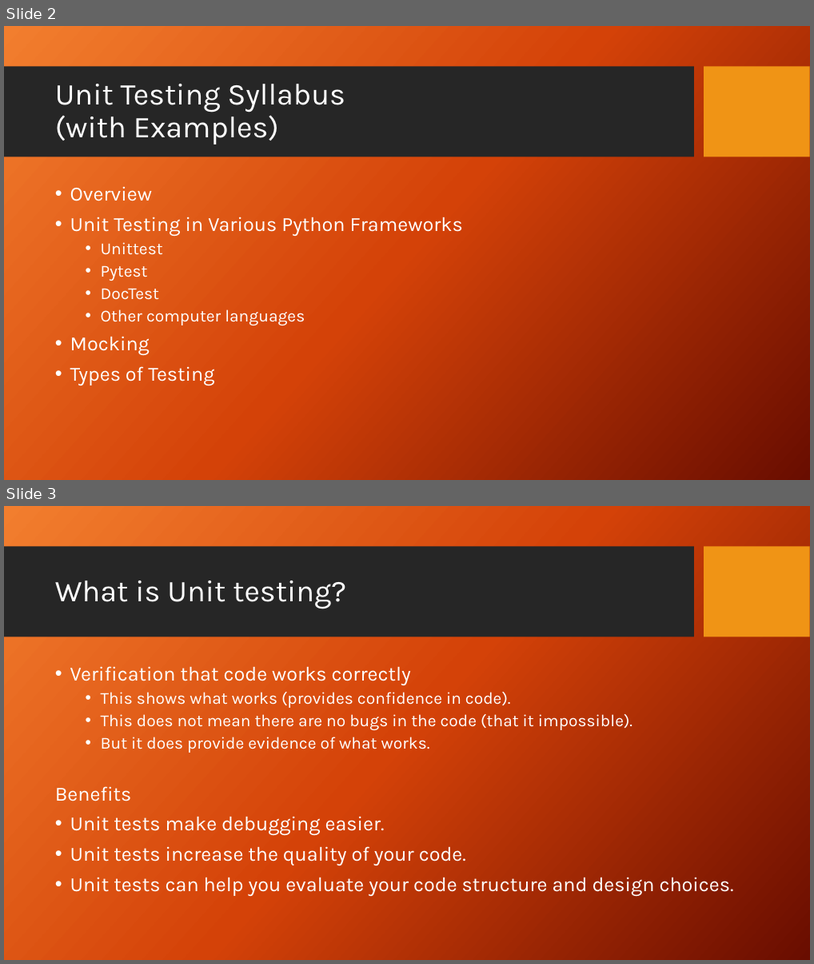
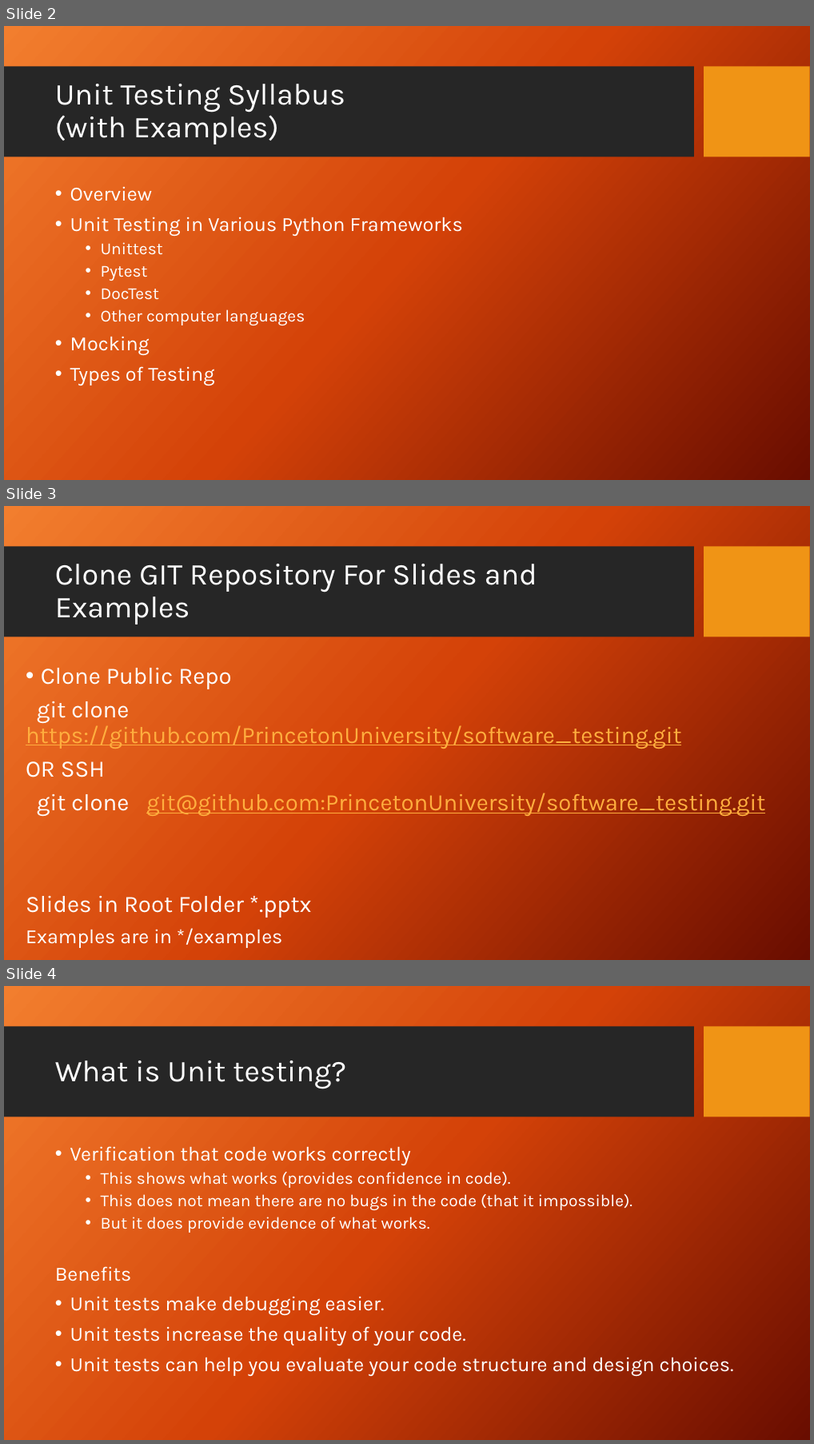
Before and after one commit to PrincetonUniversity/software_testing, a slide deck: UnitTestingSlides.pptx. Shown one above the other, each under a label of ours: slides 2 and 3 before the commit, slides 2, 3 and 4 after it. The pictures are 814x964 and 814x1444 pixels, drawn with LibreOffice and Linux fonts; fonts in the diff are those of the drawing; background and template pictures are left out. Boxes give left, top, right and bottom in pixels: in the first picture for what was removed or moved away, otherwise in the second. Text is boxed around its words. In the diff, an @@ line names an element or a change of style, - is before the commit and + after.

Commit message:
update slides and examples

```diff
--- a/UnitTestingSlides.pptx
+++ b/UnitTestingSlides.pptx
@@ slide 3 added at (4,506,810,960), background picture (left out); not listed: 2 template elements that a slide beside it also shows @@
@@ title added at (55,564,538,624), 36 pt, text #FFFFFF @@
+Clone GIT Repository For Slides and Examples
@@ text added at (26,668,766,948), 28 pt, text #FFAE3E, underline @@
+• Clone Public Repo
+git clone https://github.com/PrincetonUniversity/software_testing.git
+OR SSH
+git clone git@github.com:PrincetonUniversity/software_testing.git
+Slides in Root Folder *.pptx
+Examples are in */examples
@@ what was slide 3 is now slide 4 @@
```
Also in this commit, not shown: 3 slides changed, 2 other slides added, 11 other files.
